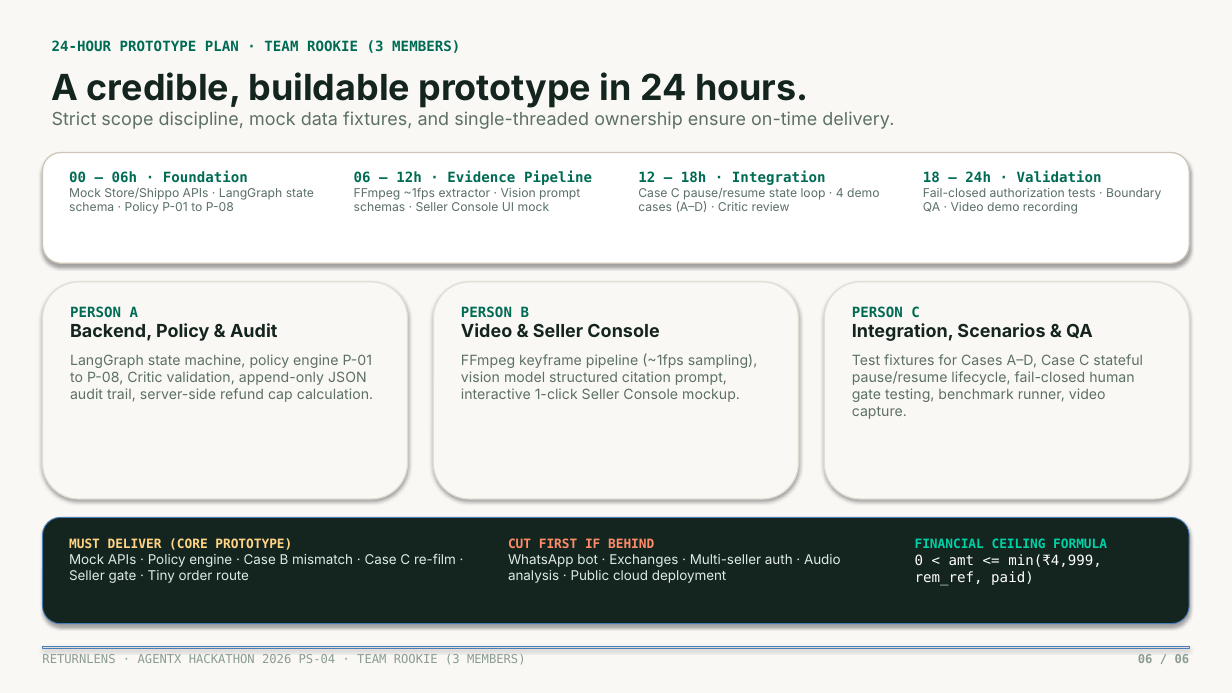
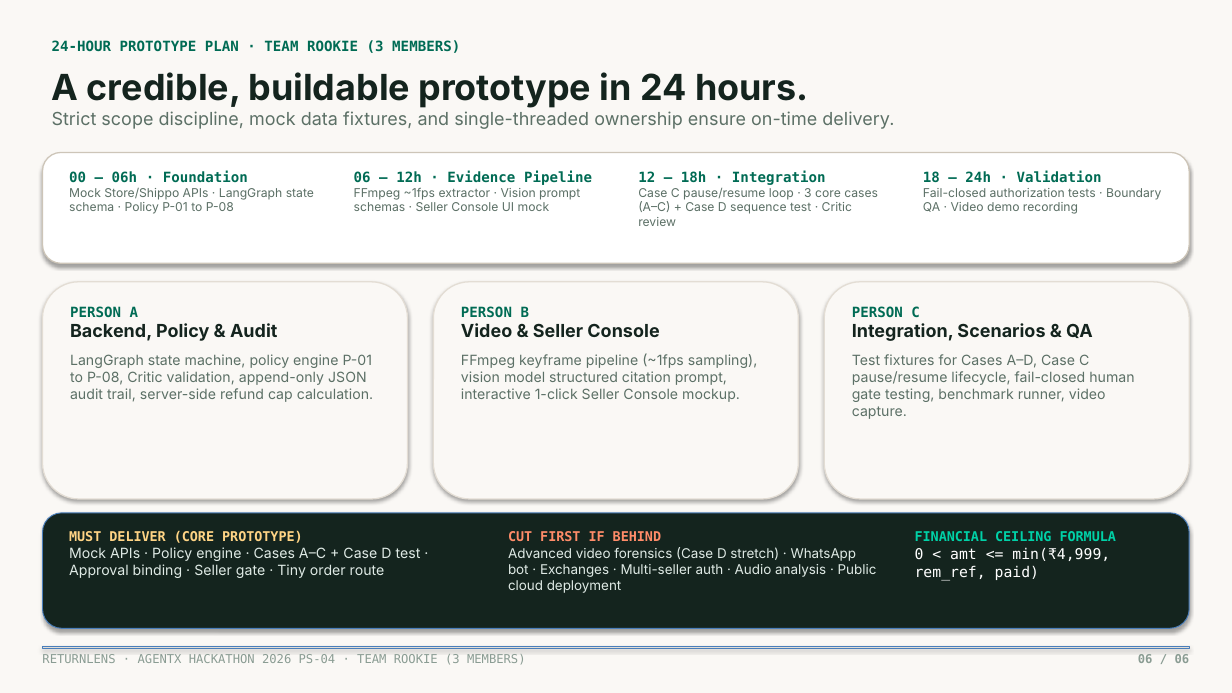
Before and after one commit to lenamkhanhh/hack4hack, a slide deck: slide 6 of ReturnLens_v5.pptx. Drawn at 1232x693 pixels with LibreOffice and Linux fonts; fonts in the diff are those of the drawing. Boxes give left, top, right and bottom in pixels: in the first picture for what was removed or moved away, otherwise in the second. Text is boxed around its words. In the diff, an @@ line names an element or a change of style, - is before the commit and + after.

```diff
--- a/ReturnLens_v5.pptx
+++ b/ReturnLens_v5.pptx
@@ text at (638,188,878,226): text changed @@
-Case C pause/resume state loop · 4 demo cases (A–D) · Critic review
+Case C pause/resume loop · 3 core cases (A–C) + Case D sequence test · Critic review
@@ text at (852,354,1134,419): text changed @@
-Test fixtures for Cases A–D, Case C stateful pause/resume lifecycle, fail-closed human gate testing, benchmark runner, video capture.
+Test fixtures for Cases A–D, Case C pause/resume lifecycle, fail-closed human gate testing, benchmark runner, video capture.
@@ rounded rectangle: place and size @@
-rounded rectangle at (43,518,1189,624)
+rounded rectangle at (43,513,1189,628)
@@ text "MUST DELIVER (CORE PROTOTYPE)": place and size @@
-text "MUST DELIVER (CORE PROTOTYPE)" at (69,538,456,583)
+text "MUST DELIVER (CORE PROTOTYPE)" at (69,530,421,578)
@@ text at (69,530,303,543): size 10 to 10.5 pt in "MUST DELIVER (CORE PROTOTYPE)" @@
@@ text "CUT FIRST IF BEHIND": place and size @@
-text "CUT FIRST IF BEHIND" at (508,538,841,583)
+text "CUT FIRST IF BEHIND" at (508,531,877,593)
@@ text at (508,531,661,541): size 10 to 10.5 pt in "CUT FIRST IF BEHIND" @@
@@ text "FINANCIAL CEILING FORMULA": place and size @@
-text "FINANCIAL CEILING FORMULA" at (915,538,1107,585)
+text "FINANCIAL CEILING FORMULA" at (915,531,1116,580)
@@ text "FINANCIAL CEILING FORMULA" at (915,531,1116,580): size 10 to 10.5 pt in "FINANCIAL CEILING FORMULA"; size 11 to 11.5 pt in "0 < amt <= min(₹4,999, rem_ref, paid)" @@
@@ text at (69,547,421,578): text changed; size 10.5 to 11 pt @@
-Mock APIs · Policy engine · Case B mismatch · Case C re-film · Seller gate · Tiny order route
+Mock APIs · Policy engine · Cases A–C + Case D test · Approval binding · Seller gate · Tiny order route
@@ text at (508,547,877,593): text changed @@
-WhatsApp bot · Exchanges · Multi-seller auth · Audio analysis · Public cloud deployment
+Advanced video forensics (Case D stretch) · WhatsApp bot · Exchanges · Multi-seller auth · Audio analysis · Public cloud deployment
```
Also in this commit, not shown: 4 other slides changed, 12 other files.
